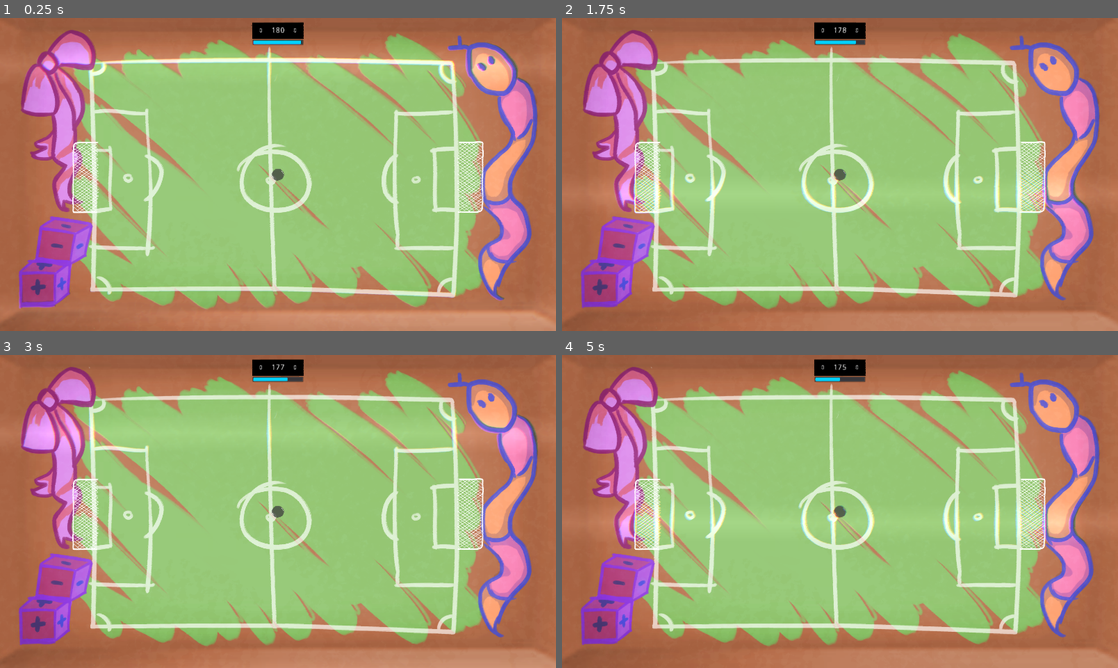
Above: before the commit, frames 1-4 (two rows, left to right).
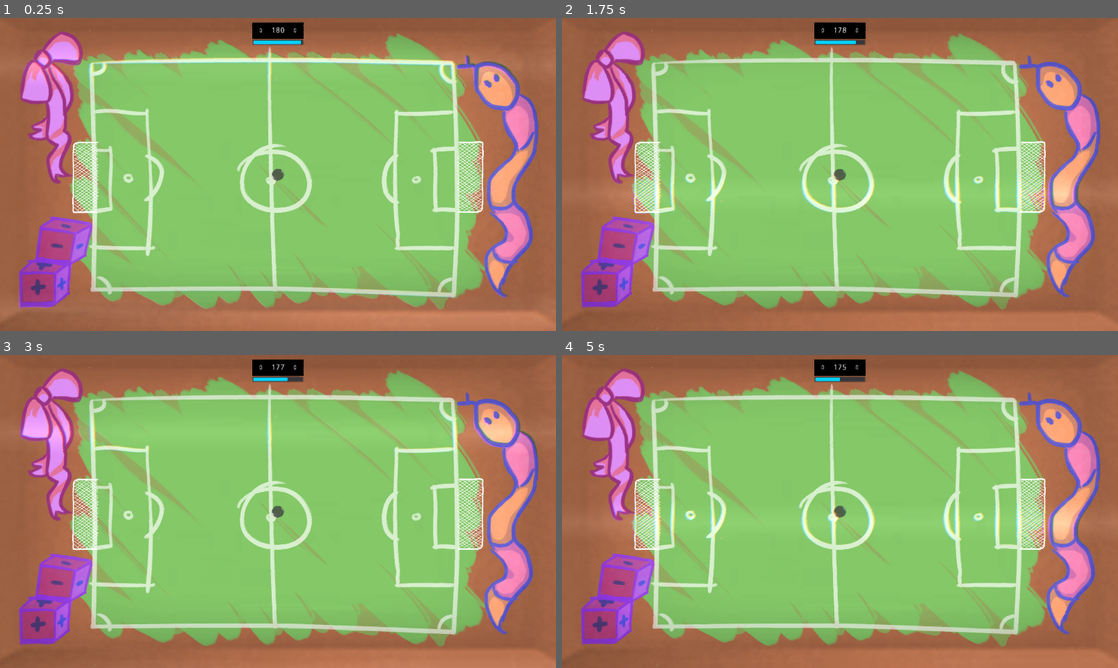
Above: after the commit, the same moments.

Repository: wendeljeske20/CapSoccer
Game: Godot game, scene res://Scenes/Match.tscn
Two runs of this game, one before a commit and one after it. Both use one fixed random seed, a clock stepped at 60 frames per second and the inputs below. This scene is started directly instead of the project's main scene.
Inputs:
- Up to frame 1 (0.25 s): no input
- Up to frame 2 (1.75 s): no input
- Up to frame 3 (3 s): no input
- Up to frame 4 (5 s): no input

The runs differ from the first frame. In frame 1, 13% of the frame differs, in the area x 3-100%, y 3-100%; in frame 2, 13%; in frame 3, 13%; in frame 4, 13%.
Error in both runs: Attempt to call function 'add_child' in base 'null instance' on a null instance. (res://Scripts/Player.gd:34)

Commit message:
updating the field sprite

Diff:
--- a/Scenes/ArenaSelect.tscn
+++ b/Scenes/ArenaSelect.tscn
@@ -1,12 +1,13 @@
 [gd_scene load_steps=10 format=2]
 
 [ext_resource path="res://Scripts/ArenaSelect.gd" type="Script" id=1]
-[ext_resource path="res://Sprites/mesa_1.png" type="Texture" id=2]
+[ext_resource path="res://Sprites/mesa.png" type="Texture" id=2]
 [ext_resource path="res://Sprites/ui_base.png" type="Texture" id=3]
 [ext_resource path="res://ButtonTheme.tres" type="Theme" id=4]
 [ext_resource path="res://default_theme.tres" type="Theme" id=5]
 [ext_resource path="res://ButtonArrowTheme.tres" type="Theme" id=6]
 [ext_resource path="res://Scenes/OverlayShader.tscn" type="PackedScene" id=7]
+
 
 [sub_resource type="Theme" id=1]
 
--- a/Scenes/Field.tscn
+++ b/Scenes/Field.tscn
@@ -1,6 +1,6 @@
 [gd_scene load_steps=7 format=2]
 
-[ext_resource path="res://Sprites/mesa_1.png" type="Texture" id=1]
+[ext_resource path="res://Sprites/mesa.png" type="Texture" id=1]
 [ext_resource path="res://Scenes/Goal.tscn" type="PackedScene" id=2]
 
 [sub_resource type="PhysicsMaterial" id=1]
Binary file added: Sprites/mesa.png
Binary file removed: Sprites/mesa_1.png
